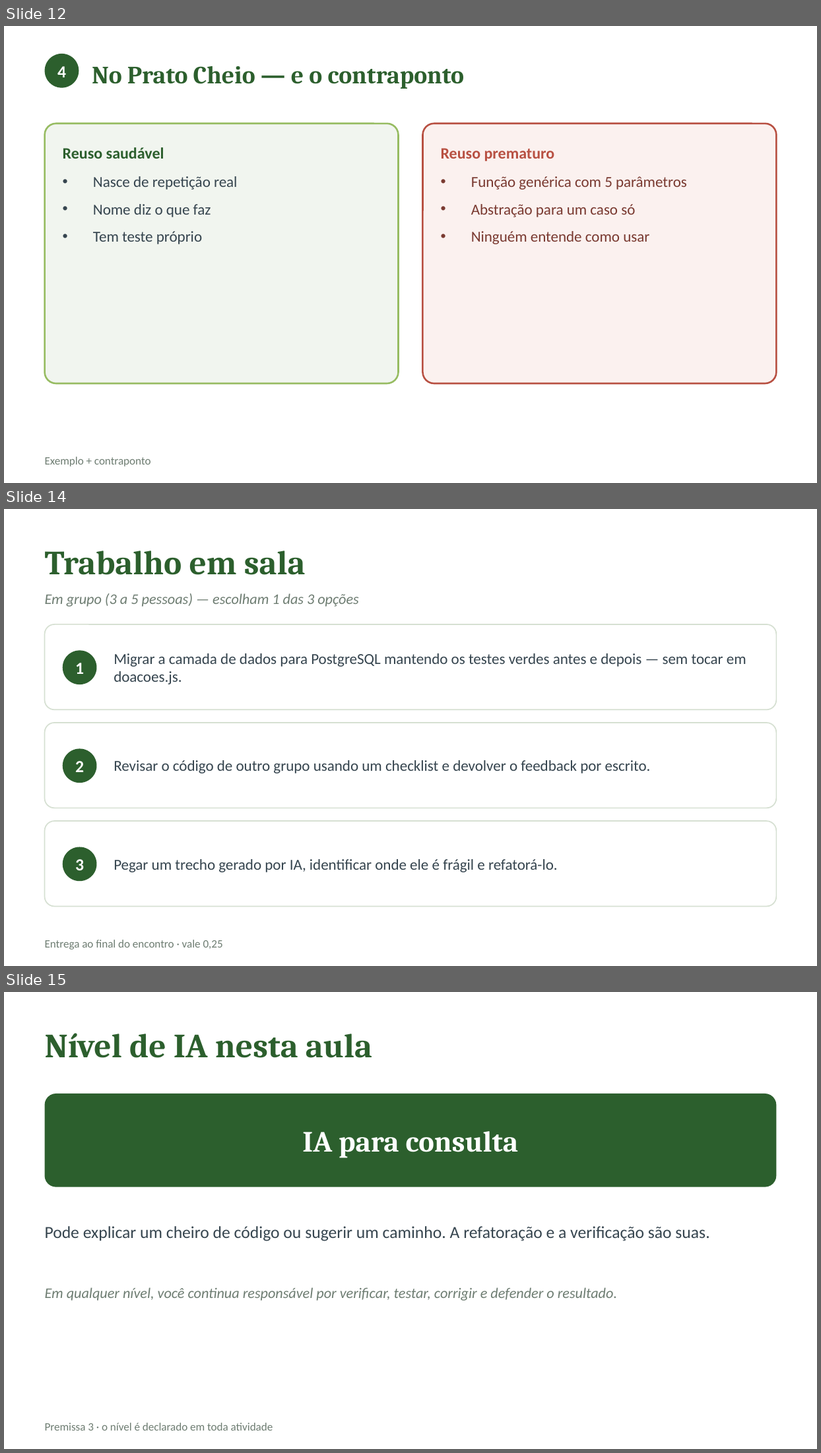
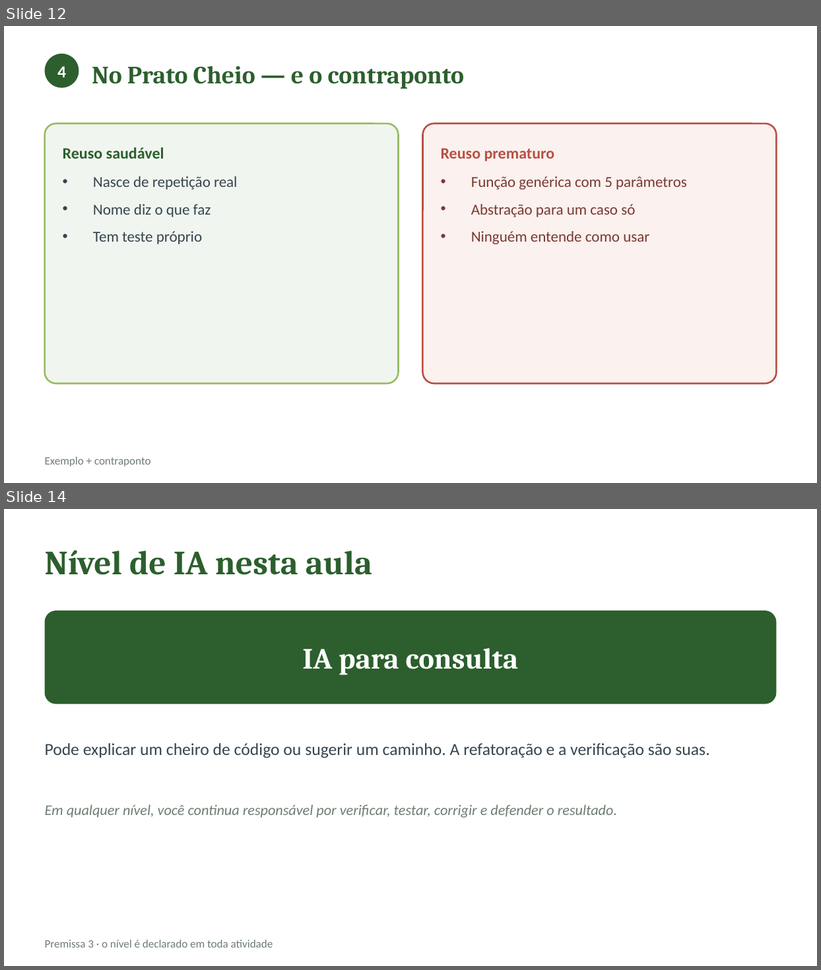
Before and after one commit to CatolicaSC-EngSoft/g1126-analise-projeto-desenvolvimento-agil-alunos, a slide deck: slides/aula-13-revisao-de-codigo.pptx. Shown one above the other, each under a label of ours: slides 12, 14 and 15 before the commit, slides 12 and 14 after it; the slides between them are not shown. The pictures are 821x1453 and 821x970 pixels, drawn with LibreOffice and Linux fonts; fonts in the diff are those of the drawing. Boxes give left, top, right and bottom in pixels: in the first picture for what was removed or moved away, otherwise in the second. Text is boxed around its words. In the diff, an @@ line names an element or a change of style, - is before the commit and + after.

Commit message:
Unidade 3: produção em sala sem menu; modelos de docs do Trabalho 3

```diff
--- a/slides/aula-13-revisao-de-codigo.pptx
+++ b/slides/aula-13-revisao-de-codigo.pptx
@@ slide 14 removed at (4, 509, 817, 966), background #FFFFFF @@
@@ text removed at (45, 551, 306, 575) @@
-Trabalho em sala
@@ text removed at (45, 593, 358, 607) @@
-Em grupo (3 a 5 pessoas) — escolham 1 das 3 opções
@@ rounded rectangle removed at (45, 625, 776, 710) @@
@@ ellipse removed at (63, 650, 96, 685) @@
@@ text removed at (75, 663, 84, 674) @@
-1
@@ text removed at (114, 654, 746, 685) @@
-Migrar a camada de dados para PostgreSQL mantendo os testes verdes antes e depois — sem tocar em doacoes.js.
@@ rounded rectangle removed at (45, 723, 776, 808) @@
@@ ellipse removed at (63, 749, 96, 783) @@
@@ text removed at (75, 761, 84, 772) @@
-2
@@ text removed at (114, 760, 651, 774) @@
-Revisar o código de outro grupo usando um checklist e devolver o feedback por escrito.
@@ rounded rectangle removed at (45, 821, 776, 906) @@
@@ ellipse removed at (63, 848, 96, 881) @@
@@ text removed at (75, 859, 84, 871) @@
-3
@@ text removed at (114, 859, 558, 873) @@
-Pegar um trecho gerado por IA, identificar onde ele é frágil e refatorá-lo.
@@ text removed at (45, 940, 223, 950) @@
-Entrega ao final do encontro · vale 0,25
@@ what was slide 15 is now slide 14 @@
```
Also in this commit, not shown: 1 slide changed, 12 other files.
